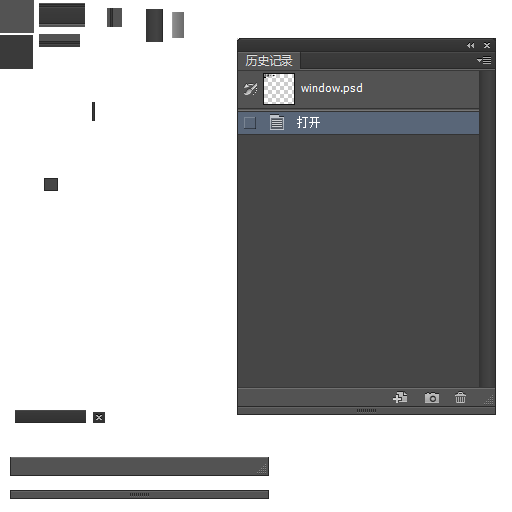
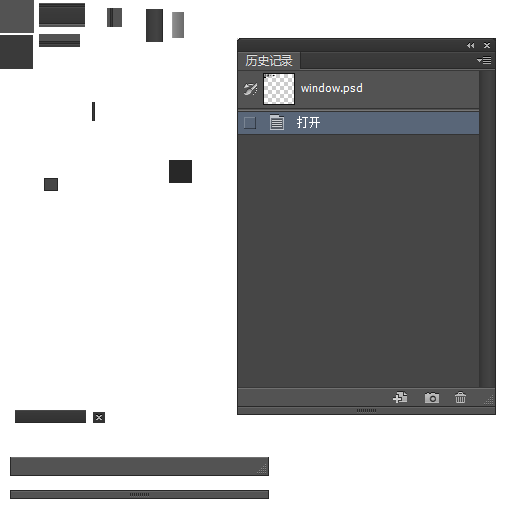
Two versions of the same layered image (512 × 512). Layer-by-layer changes:
renamed "图层 10" to "图层 11", painted on it over [169, 160, 192, 183]
